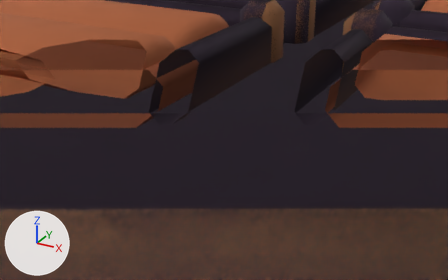
What one commit did to the glTF model public/models/garden.glb.
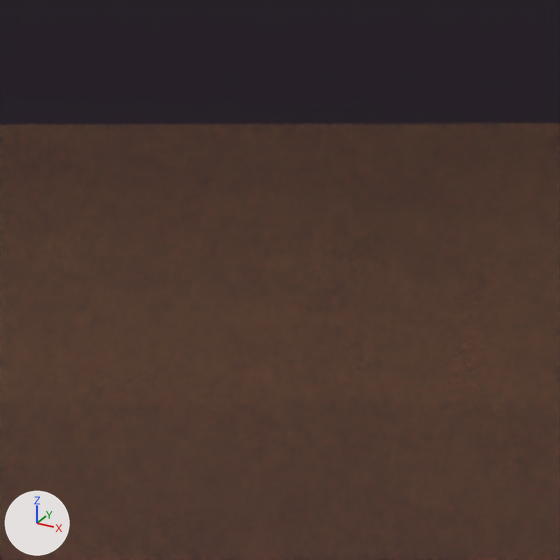
Each version appears first from a 50 mm camera at (0.998, -1.855, 1.328) aimed at (-0.096, 0.133, 0.334), and next in a close-up on the part from 45% to 65% of the width and 67% to 100% of the height. Arrows for +X, +Y and +Z are at lower left; the lights stay in place. The older version's two pictures come first. The close-ups show mesh edges as thin lines. Everything nearer to the camera than a plane just in front of the edit is cut away. Where no turn or scale is listed for an object, it has been applied to the vertices.

Script lines for the objects in view, before the commit:
```python
me_environment_island_rock_1 = bpy.data.meshes.new('environment.island-rock.1')
me_environment_island_rock_1.from_pydata(...)  # 388 vertices, 664 faces; spans x -1.64..6.31, y -2.99..4.79, z -2.31..0.28
me_environment_island_rock_1.materials.append(mat_environment_island_rock_1)  # orange #c0895d
me_outline_60 = bpy.data.meshes.new('outline-60')
me_outline_60.from_pydata(...)  # 717 vertices, 1410 faces; spans x -3.85..4.22, y -4.11..3.89, z -5.08..0.48
me_outline_60.materials.append(mat_ink_press_ink)  # dark purple #2b1e2e
ob_environment_island_rock_1 = bpy.data.objects.new('environment.island-rock.1', me_environment_island_rock_1)
ob_environment_island_rock_1.location = (-2.1524, -1.0459, 0.5)
ob_outline_60 = bpy.data.objects.new('outline-60', me_outline_60)
ob_outline_60.location = (0.0, 0.0, 0.0)
```
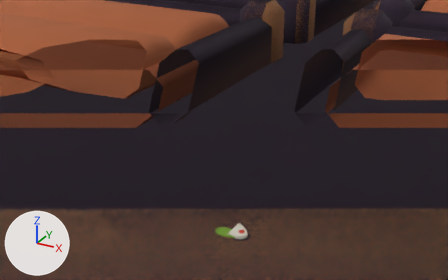
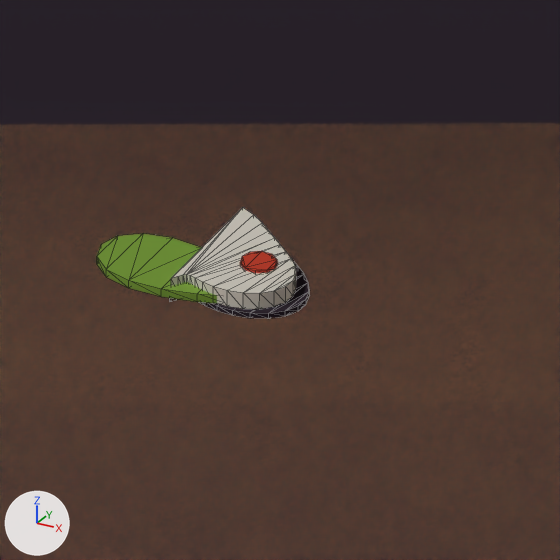
Where the change shows, as pixel boxes (x1, y1, x2, y2) in the close-ups (560 x 560 px):
'creature-wing', added: after (171, 207, 296, 309)
'creature-leaf', added (green): after (97, 234, 217, 303)
'creature-wing-edge', added: after (170, 259, 310, 319)
'creature-wing-dot', added (red): after (240, 251, 277, 273)

The change, as a list of edits to the scene's bpy script:
```text
Add mat_ink_misprint_tomato:
    mat_ink_misprint_tomato = principled_material('ink.misprint-tomato')
    mat_ink_misprint_tomato.base_color = (0.784, 0.0648, 0.0284)  # red #e5482f
    mat_ink_misprint_tomato.roughness = 1.0
Add me_creature_wing_edge:
    me_creature_wing_edge.from_pydata(...)  # 48 vertices, 92 faces; spans x 0.0045..0.0822, y -0.0252..0.0857, z -0.004..0.0
    me_creature_wing_edge.materials.append(mat_ink_press_ink)  # dark purple #2b1e2e
Add me_creature_wing_dot:
    me_creature_wing_dot.from_pydata(...)  # a 10-sided cylinder along z spanning x 0.033..0.057, y 0.0086..0.0314, z 0.011..0.014
    me_creature_wing_dot.materials.append(mat_ink_misprint_tomato)  # red #e5482f
Add me_creature_wing:
    me_creature_wing.from_pydata(...)  # 48 vertices, 92 faces; spans x 0.004..0.0734, y -0.0225..0.0765, z 0.0..0.012
    me_creature_wing.materials.append(mat_ink_paper_white)  # white #fff9ec
Add me_creature_leaf:
    me_creature_leaf.from_pydata(...)  # 32 vertices, 60 faces; spans x -0.06..0.06, y -0.0293..0.0293, z 0.0..0.006
    me_creature_leaf.materials.append(mat_environment_grass_1)  # green #8dba43
Add ob_creature_wing_edge:
    ob_creature_wing_edge = bpy.data.objects.new('creature-wing-edge', me_creature_wing_edge)
    ob_creature_wing_edge.location = (0.0, 0.0, 0.0)
Add ob_creature_wing_dot:
    ob_creature_wing_dot = bpy.data.objects.new('creature-wing-dot', me_creature_wing_dot)
    ob_creature_wing_dot.location = (0.0, 0.0, 0.0)
Add ob_creature_wing:
    ob_creature_wing = bpy.data.objects.new('creature-wing', me_creature_wing)
    ob_creature_wing.location = (0.0, 0.0, 0.0)
Add ob_creature_leaf:
    ob_creature_leaf = bpy.data.objects.new('creature-leaf', me_creature_leaf)
    ob_creature_leaf.location = (0.0, 0.0, 0.0)
```
